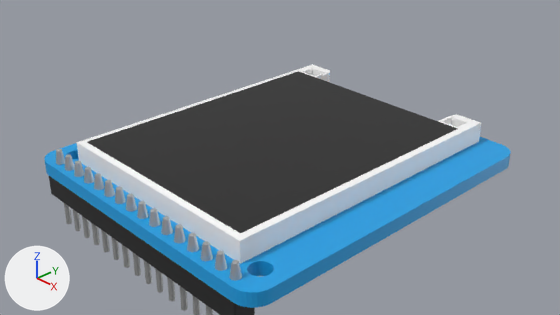
The Blender file docs/blender/KMR-18.blend, before and after one commit.
One viewpoint serves both versions: the file's camera 'Camera'. Lighting does not change. The marker at lower left points along +X, +Y and +Z.

In view in the first picture: '円柱.012', '立方体', '立方体.001', '立方体.002'.
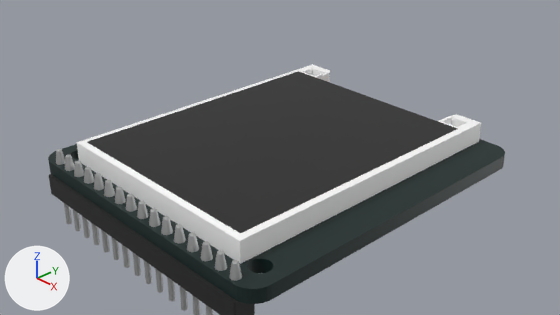
Boxes (x1, y1, x2, y2) around the edits, measured in the pictures (560 x 315 px):
'立方体', recoloured, rescaled (blue to black): before (45, 137, 511, 308); after (48, 139, 505, 304)

The change, as a diff of the scene's bpy script:
```diff
--- a/docs/blender/KMR-18.blend.py
+++ b/docs/blender/KMR-18.blend.py
@@ mat_青緑 @@
 mat_青緑 = principled_material('青緑')
-mat_青緑.base_color = (0.00939, 0.361, 0.8)  # blue #18a2e7
+mat_青緑.base_color = (0.00395, 0.0187, 0.0167)  # black #0d2523
@@ ob_立方体 @@
 ob_立方体.location = (-0.501, -0.595, 0.0)
+ob_立方体.scale = (0.983, 0.977, 1.0)
```
